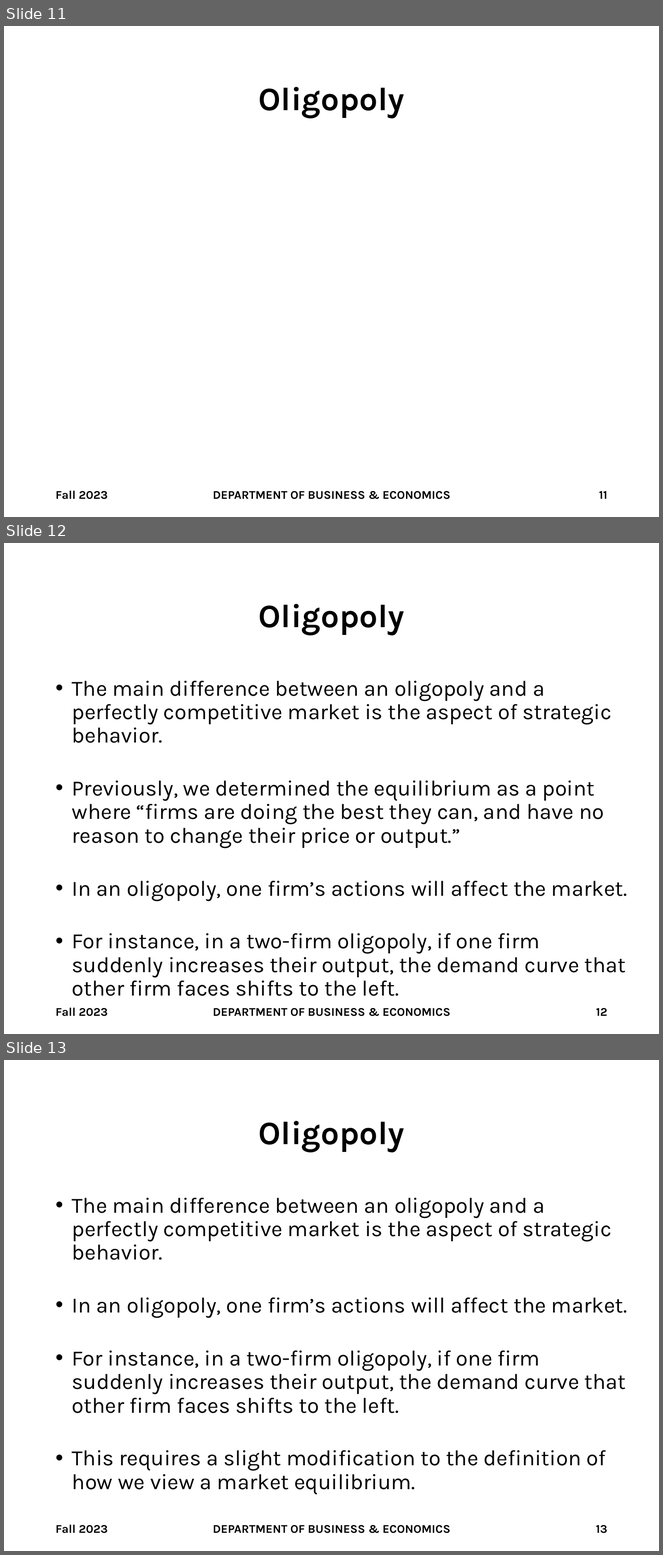
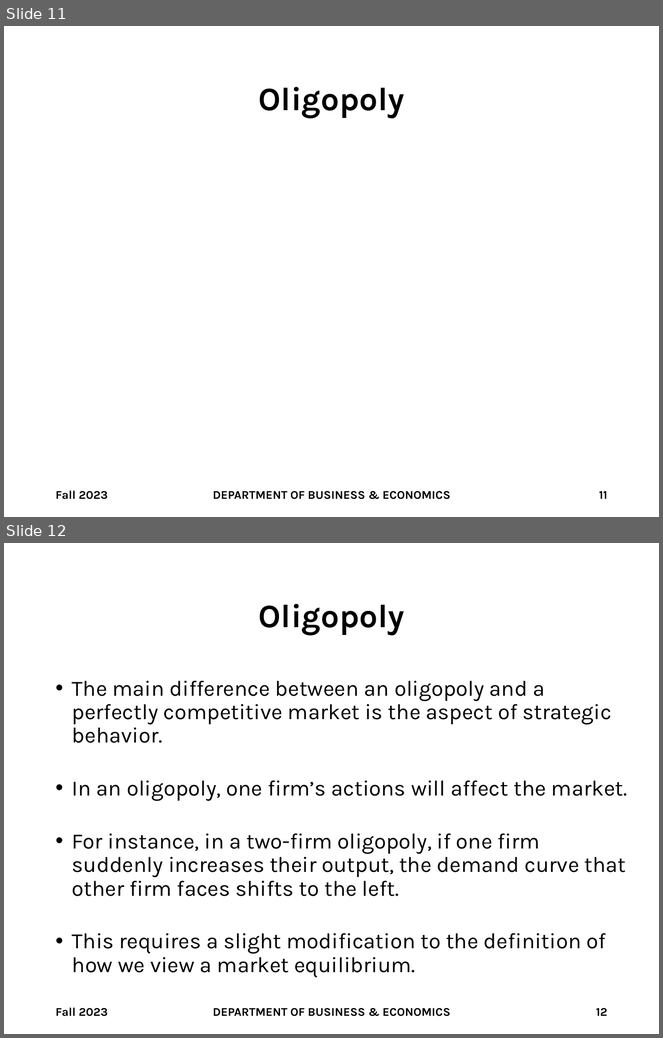
Before and after one commit to brianhwpark/brianhwpark.github.io, a slide deck: files/teaching-resources/monmouthcollege-econ-300/ECON300-LEC23.pptx. Shown one above the other, each under a label of ours: slides 11, 12 and 13 before the commit, slides 11 and 12 after it. The pictures are 663x1555 and 663x1038 pixels, drawn with LibreOffice and Linux fonts; fonts in the diff are those of the drawing; grey boxes stand for pictures; background and template pictures are left out. Boxes give left, top, right and bottom in pixels: in the first picture for what was removed or moved away, otherwise in the second. Text is boxed around its words. In the diff, an @@ line names an element or a change of style, - is before the commit and + after.

```diff
--- a/files/teaching-resources/monmouthcollege-econ-300/ECON300-LEC23.pptx
+++ b/files/teaching-resources/monmouthcollege-econ-300/ECON300-LEC23.pptx
@@ slide 12 removed at (4,543,659,1034), background #FFFFFF @@
@@ title removed at (259,604,404,635) @@
-Oligopoly
@@ text removed at (72,681,627,996) @@
-• The main difference between an oligopoly and a perfectly competitive market is the aspect of strategic behavior.
-• Previously, we determined the equilibrium as a point where “firms are doing the best they can, and have no reason to change their price or output.”
-• In an oligopoly, one firm’s actions will affect the market.
-• For instance, in a two-firm oligopoly, if one firm suddenly increases their output, the demand curve that other firm faces shifts to the left.
@@ text removed at (55,1008,108,1017) @@
-Fall 2023
@@ text removed at (213,1008,451,1017) @@
-DEPARTMENT OF BUSINESS & ECONOMICS
@@ page number removed at (596,1008,608,1016) @@
-12
@@ what was slide 13 is now slide 12 @@
@@ page number at (596,1008,608,1016): text changed @@
-13
+12
```
Also in this commit, not shown: 4 other files.
